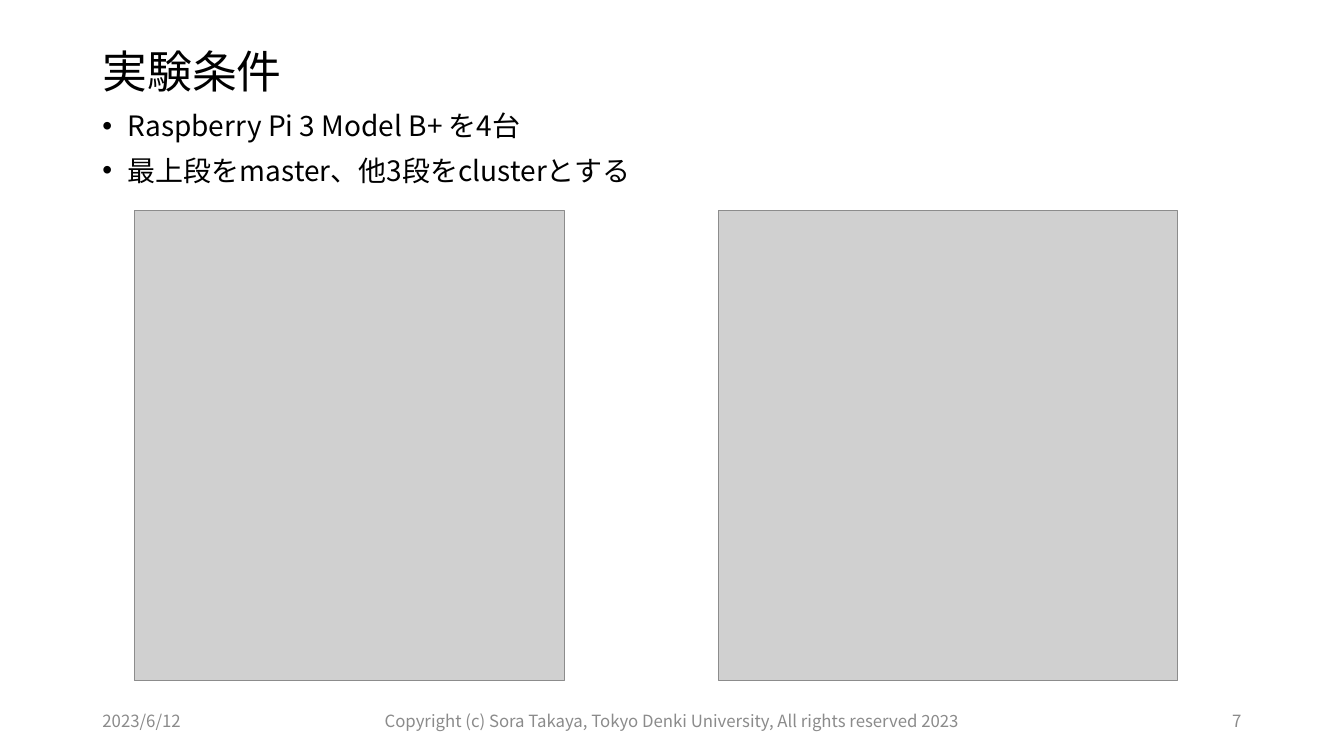
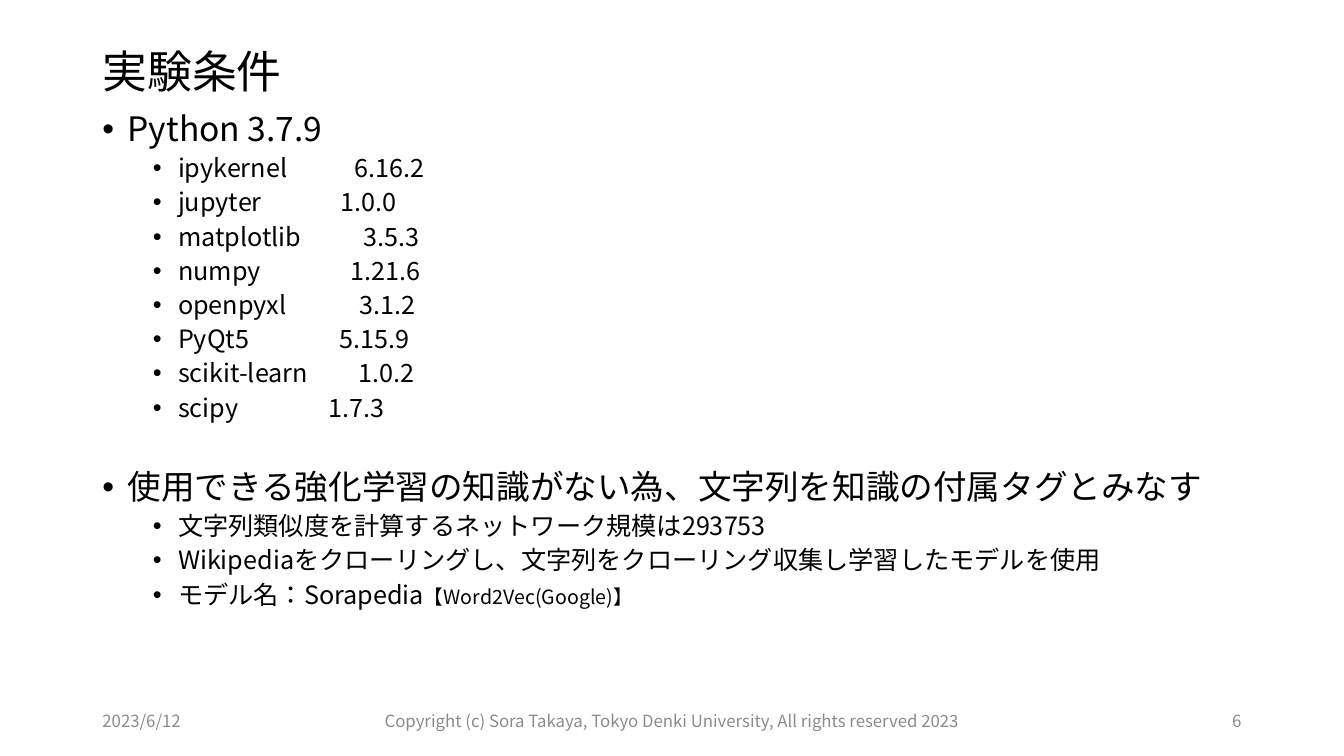
Before and after one commit to Tsora1216/Intelligent_Information_System_Lab, a slide deck: slide 6 of 990_【火】研究会/20230613_01_高矢_研究会/20230613_高矢_研究会.pptx (slide 7 before the commit). Drawn at 1344x756 pixels with LibreOffice and Linux fonts; fonts in the diff are those of the drawing; grey boxes stand for pictures. Boxes give left, top, right and bottom in pixels: in the first picture for what was removed or moved away, otherwise in the second. Text is boxed around its words. In the diff, an @@ line names an element or a change of style, - is before the commit and + after.

```diff
--- a/990_【火】研究会/20230613_01_高矢_研究会/20230613_高矢_研究会.pptx
+++ b/990_【火】研究会/20230613_01_高矢_研究会/20230613_高矢_研究会.pptx
@@ text at <box>128,114,1203,610</box>: text changed; size 20 to 18 pt @@
-• Raspberry Pi 3 Model B+ を4台
-• 最上段をmaster、他3段をclusterとする
+• Python 3.7.9
+  • ipykernel 6.16.2
+  • jupyter 1.0.0
+  • matplotlib 3.5.3
+  • numpy 1.21.6
+  • openpyxl 3.1.2
+  • PyQt5 5.15.9
+  • scikit-learn 1.0.2
+  • scipy 1.7.3
+• 使用できる強化学習の知識がない為、文字列を知識の付属タグとみなす
+  • 文字列類似度を計算するネットワーク規模は293753
+  • Wikipediaをクローリングし、文字列をクローリング収集し学習したモデルを使用
+  • モデル名：Sorapedia【Word2Vec(Google)】
@@ picture removed at <box>134,211,565,682</box> @@
@@ picture removed at <box>719,211,1178,682</box> @@
@@ page number at <box>1232,714,1241,727</box>: text changed @@
-7
+6
```
Also in this commit, not shown: 9 other slides changed, 2 slides added, 1 slide removed, 17 other files.
